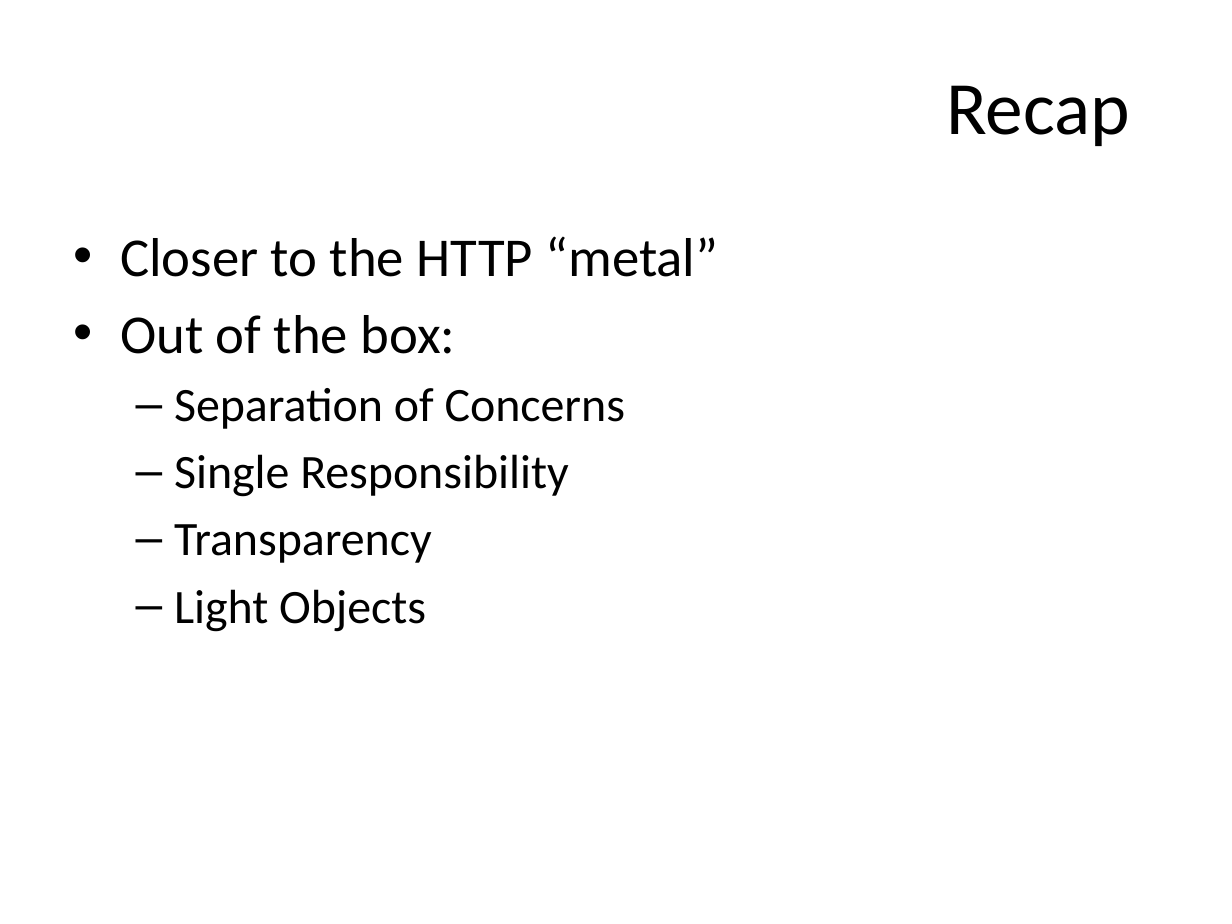
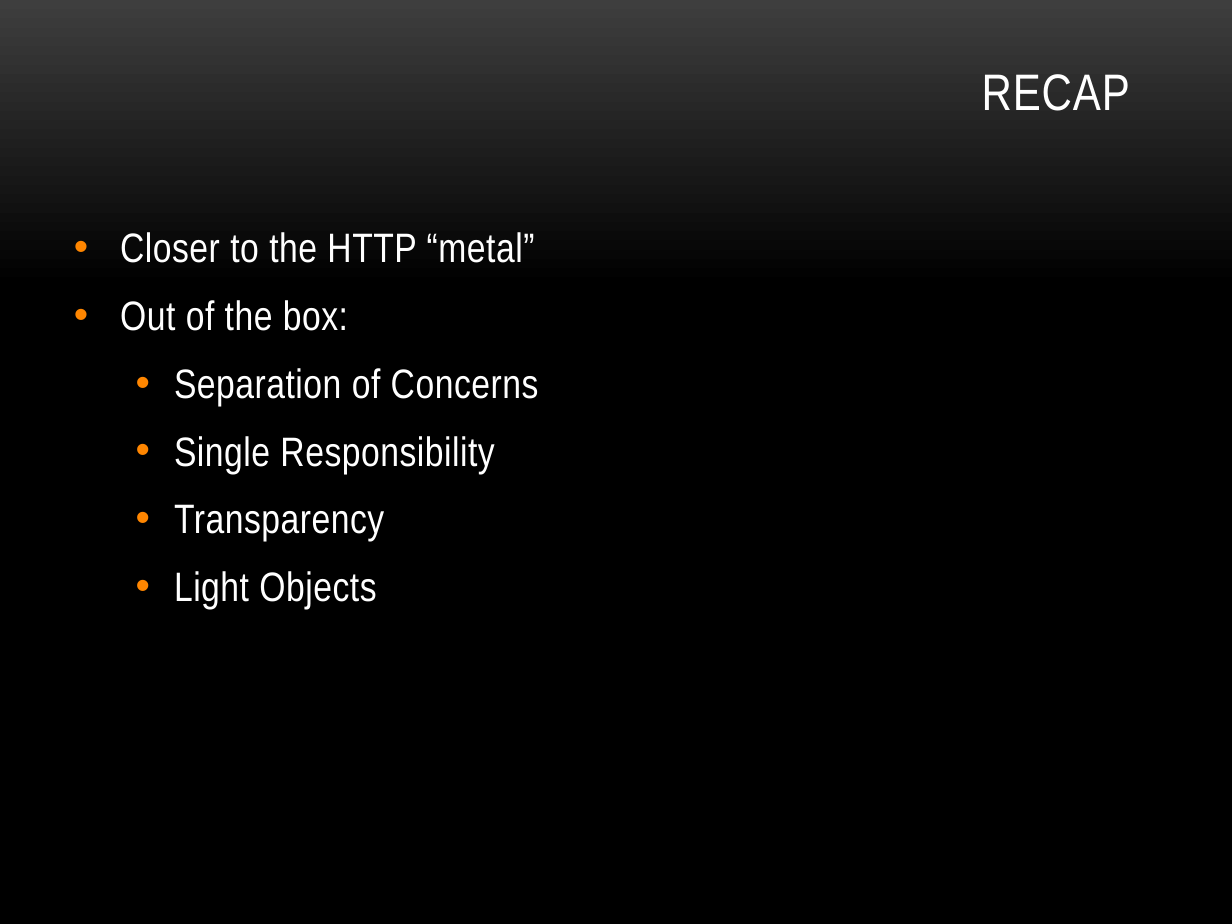
Before and after one commit to lozanotek/zenofmvc, a slide deck: slide 26 of slides/aspnet_mvc_zen.pptx (slide 28 before the commit). Drawn at 1232x924 pixels with LibreOffice and Linux fonts; fonts in the diff are those of the drawing; background and template pictures are left out. Boxes give left, top, right and bottom in pixels: in the first picture for what was removed or moved away, otherwise in the second. Text is boxed around its words. In the diff, an @@ line names an element or a change of style, - is before the commit and + after.

```diff
--- a/slides/aspnet_mvc_zen.pptx
+++ b/slides/aspnet_mvc_zen.pptx
@@ background #FFFFFF to picture (left out) @@
@@ title at box(982, 74, 1130, 111): text changed; size 44 to 30 pt; font Calibri to Arial Narrow; text colour #000000 to #FFFFFF @@
-Recap
+RECAP
@@ text "Closer to the HTTP “metal”" at box(120, 232, 539, 609): size 32 to 24 pt in "Closer to the HTTP “metal”", "Out of the box:"; font Calibri to Arial Narrow, text colour #000000 to #FFFFFF, letter spacing 0 to 0.3 pt; size 28 to 24 pt in "Separation of Concerns", "Single Responsibility", "Transparency", "Light Objects"; more space between paragraphs; bullet – to • @@
```
Also in this commit, not shown: 23 other slides changed, 4 slides added, 6 slides removed, 36 other files.
